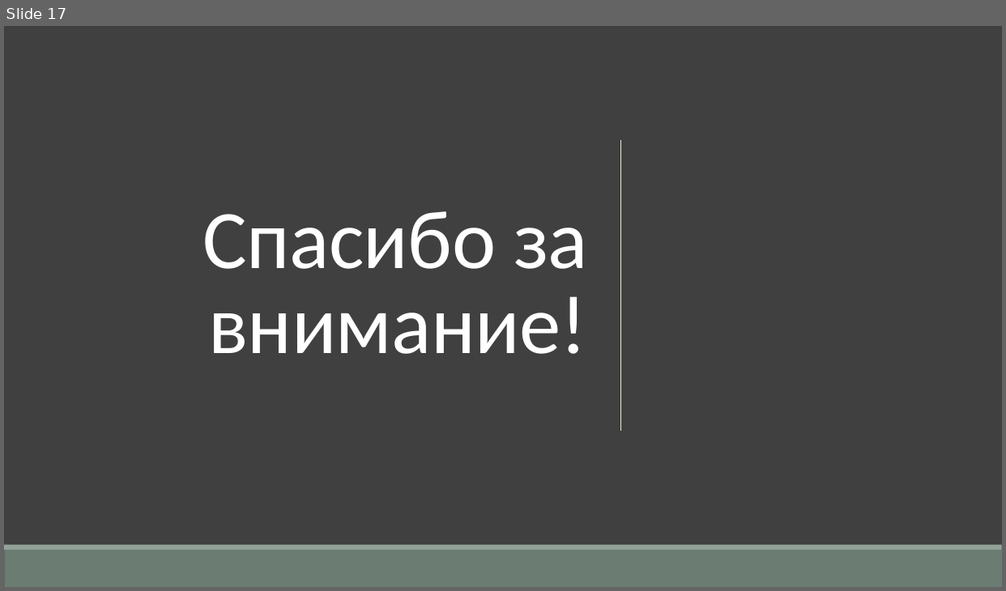
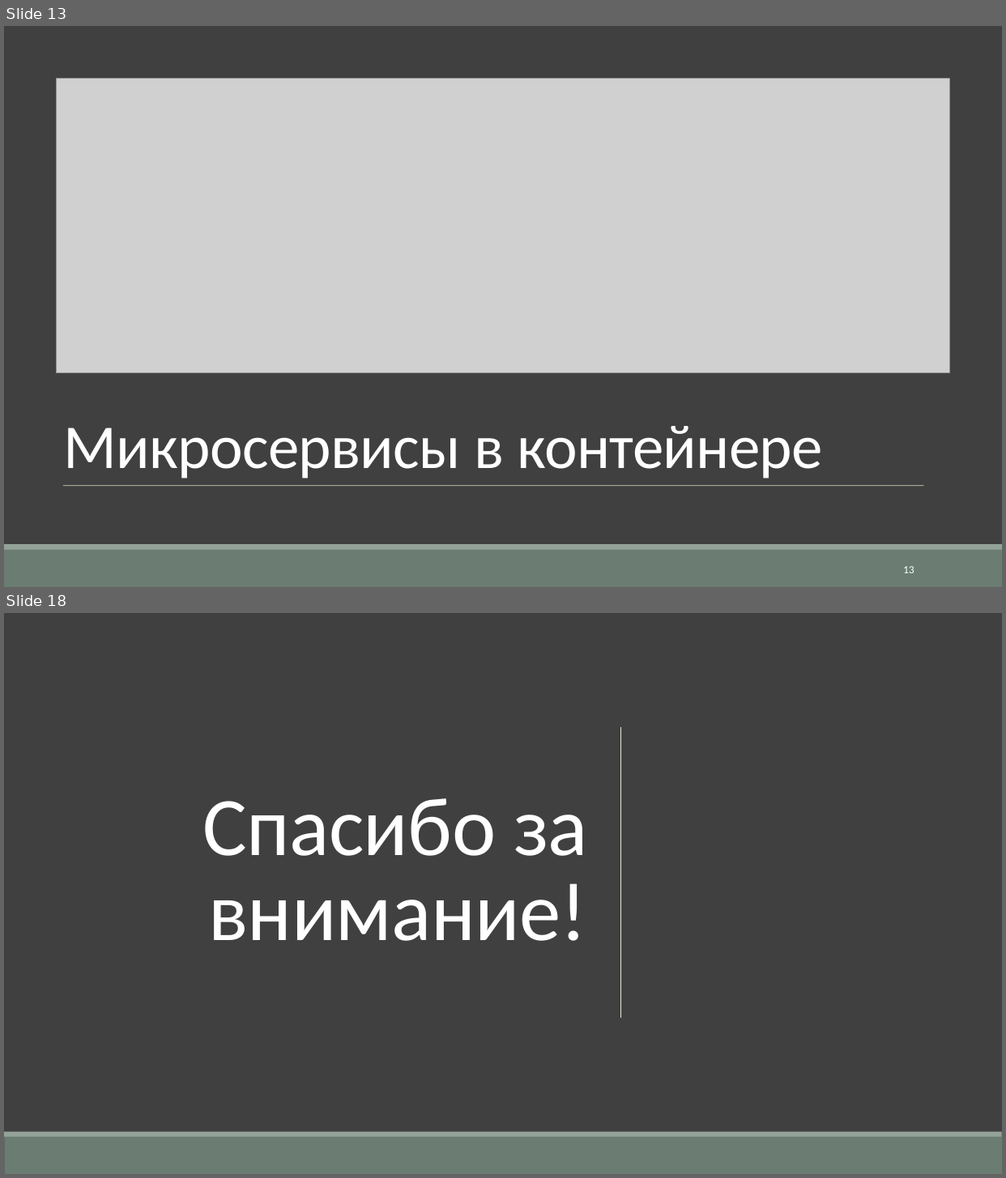
Before and after one commit to AknasMacefg/ITiABD, a slide deck: Курс 3/DevOps/ИД23-1_МасловАН_Отчёт по проекту.pptx. Shown one above the other, each under a label of ours: slide 17 before the commit, slides 13 and 18 after it; the slides between them are not shown. The pictures are 1006x591 and 1006x1178 pixels, drawn with LibreOffice and Linux fonts; fonts in the diff are those of the drawing; grey boxes stand for pictures. Boxes give left, top, right and bottom in pixels: in the first picture for what was removed or moved away, otherwise in the second. Text is boxed around its words. In the diff, an @@ line names an element or a change of style, - is before the commit and + after.

```diff
--- a/Курс 3/DevOps/ИД23-1_МасловАН_Отчёт по проекту.pptx
+++ b/Курс 3/DevOps/ИД23-1_МасловАН_Отчёт по проекту.pptx
@@ slide 13 added at (4, 26, 1002, 587), background #404040 @@
@@ rectangle added at (4, 26, 1002, 544), fill #404040 @@
@@ picture added at (56, 79, 949, 373) @@
@@ title added at (63, 426, 823, 479), 60 pt, text #FFFFFF @@
+Микросервисы в контейнере
@@ line added from (63, 485) to (924, 485), #ECEDD1 0.5 pt @@
@@ rectangle added at (4, 544, 1002, 550), fill #93A299 @@
@@ rectangle added at (4, 550, 1002, 587), fill #6B7D72 @@
@@ page number added at (903, 566, 914, 574), 10.5 pt, text #FFFFFF @@
+13
@@ what was slide 17 is now slide 18 @@
```
Also in this commit, not shown: 4 slides changed, 12 other slides added, 12 slides removed, 4 other files.
